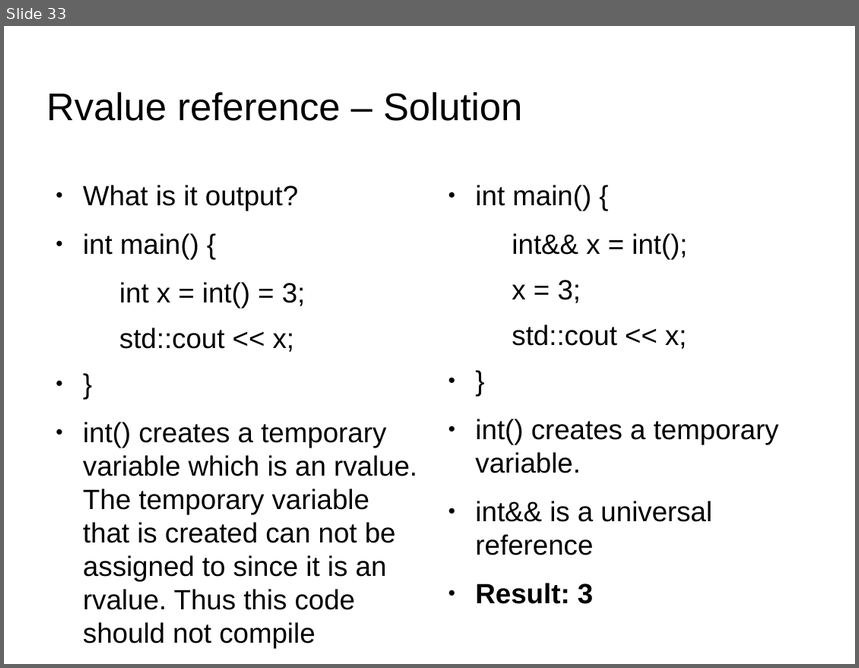
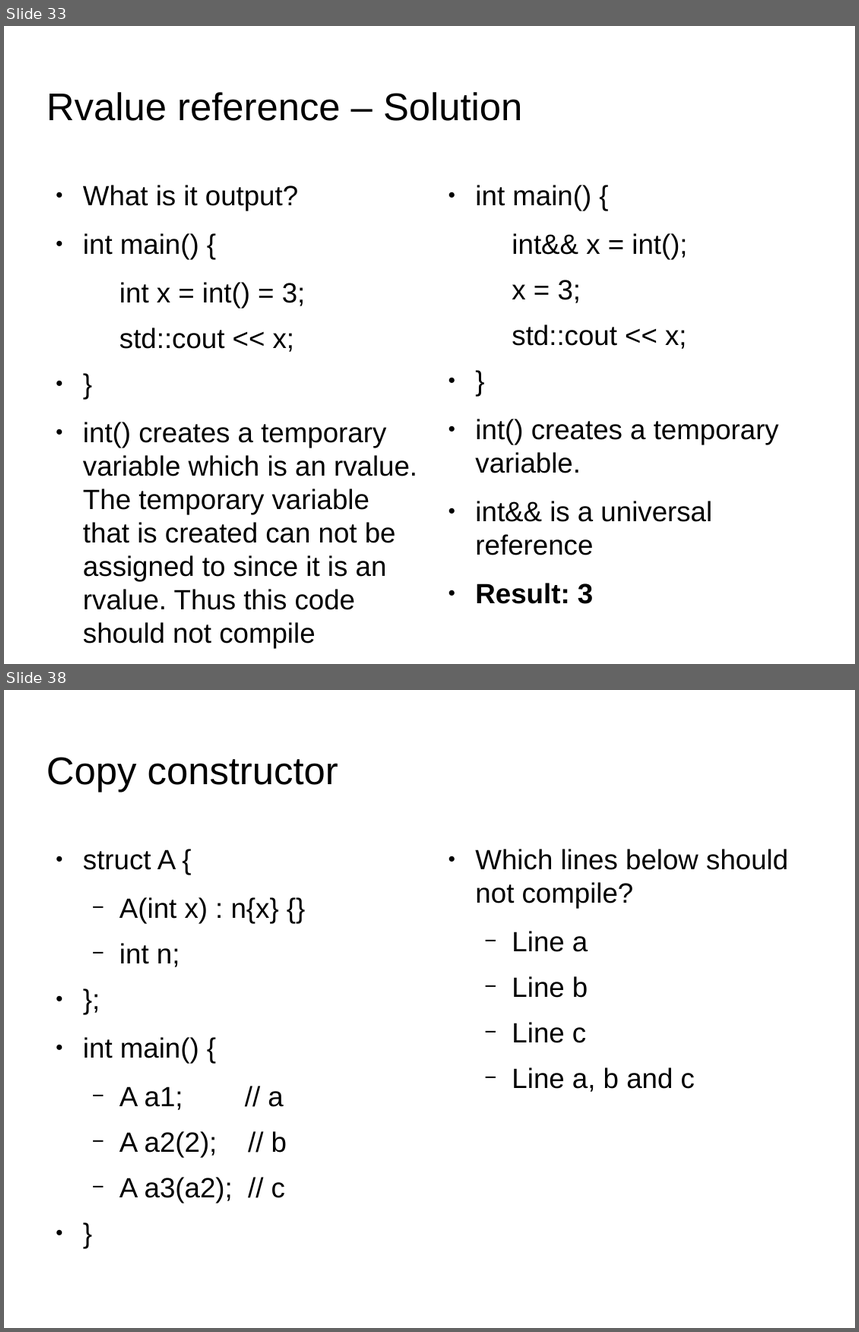
Before and after one commit to kks32/cpp-software-development, a slide deck: Ex22_C++_Quiz/Ex22_C++_Quiz.odp. Shown one above the other, each under a label of ours: slide 33 before the commit, slides 33 and 38 after it; the slides between them are not shown. The pictures are 859x668 and 859x1332 pixels, drawn with LibreOffice and Linux fonts; fonts in the diff are those of the drawing; background and template pictures are left out. Boxes give left, top, right and bottom in pixels: in the first picture for what was removed or moved away, otherwise in the second. Text is boxed around its words. In the diff, an @@ line names an element or a change of style, - is before the commit and + after.

```diff
--- a/Ex22_C++_Quiz/Ex22_C++_Quiz.odp
+++ b/Ex22_C++_Quiz/Ex22_C++_Quiz.odp
@@ slide 38 added at [4,690,855,1328], background picture (left out) @@
@@ title added at [47,757,338,792], 36 pt, text #000000 @@
+Copy constructor
@@ text added at [475,849,788,1092], 26 pt, text #000000 @@
+● Which lines below should not compile?
+  − Line a
+  − Line b
+  − Line c
+  − Line a, b and c
@@ text added at [83,850,287,1204], 26 pt, text #000000 @@
+● struct A {
+  − A(int x) : n{x} {}
+  − int n;
+● };
+● int main() {
+  − A a1; // a
+  − A a2(2); // b
+  − A a3(a2); // c
+● }
```
Also in this commit, not shown: 1 slide changed, 14 other slides added, 2 other files.
